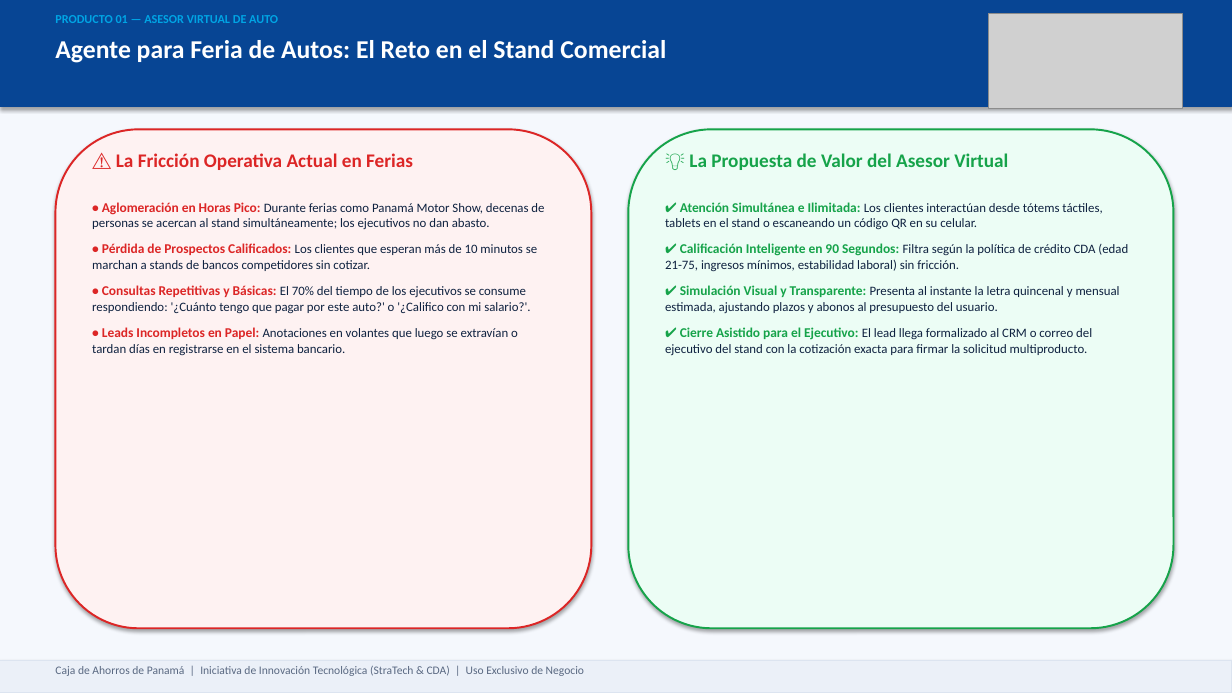
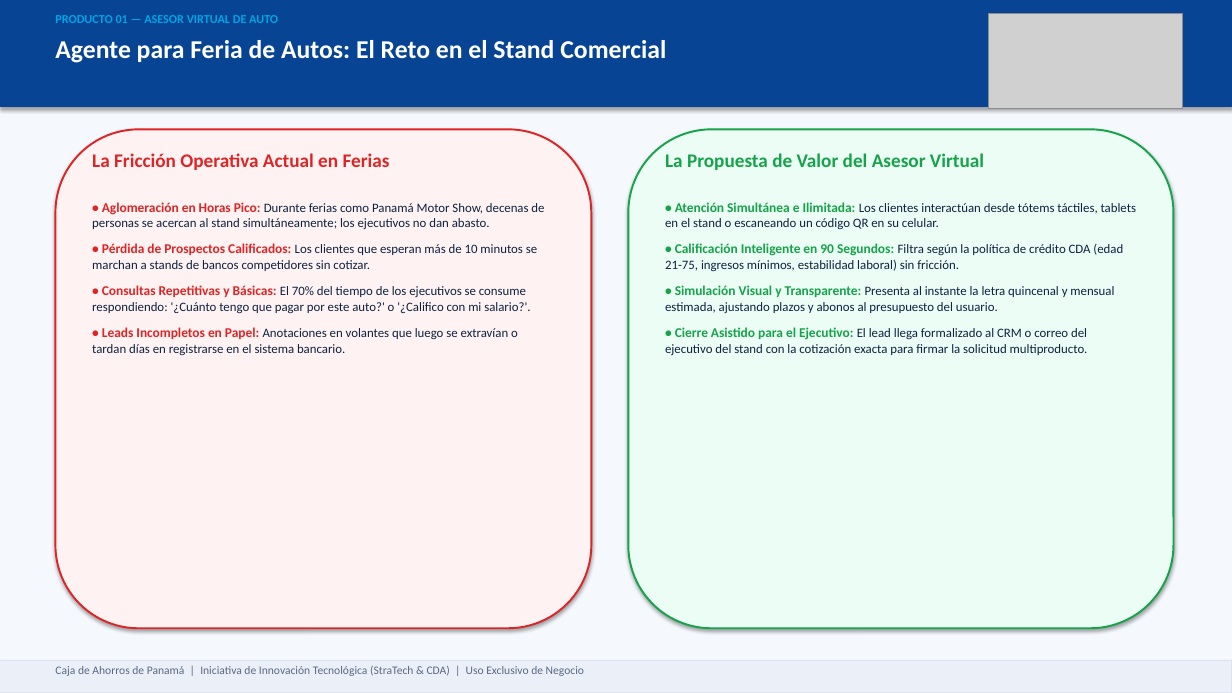
Before and after one commit to RBlasser/cda-celulas, a slide deck: slide 3 of Presentacion_Celulas_Innovacion_CDA.pptx. Drawn at 1232x693 pixels with LibreOffice and Linux fonts; fonts in the diff are those of the drawing; grey boxes stand for pictures. Boxes give left, top, right and bottom in pixels: in the first picture for what was removed or moved away, otherwise in the second. Text is boxed around its words. In the diff, an @@ line names an element or a change of style, - is before the commit and + after.

```diff
--- a/Presentacion_Celulas_Innovacion_CDA.pptx
+++ b/Presentacion_Celulas_Innovacion_CDA.pptx
@@ text at box(92, 153, 390, 170): text changed @@
-⚠️ La Fricción Operativa Actual en Ferias
+La Fricción Operativa Actual en Ferias
@@ text at box(665, 153, 984, 170): text changed @@
-💡 La Propuesta de Valor del Asesor Virtual
+La Propuesta de Valor del Asesor Virtual
@@ text at box(665, 202, 1137, 355): text changed @@
-✔ Atención Simultánea e Ilimitada: Los clientes interactúan desde tótems táctiles, tablets en el stand o escaneando un código QR en su celular.
-✔ Calificación Inteligente en 90 Segundos: Filtra según la política de crédito CDA (edad 21-75, ingresos mínimos, estabilidad laboral) sin fricción.
-✔ Simulación Visual y Transparente: Presenta al instante la letra quincenal y mensual estimada, ajustando plazos y abonos al presupuesto del usuario.
-✔ Cierre Asistido para el Ejecutivo: El lead llega formalizado al CRM o correo del ejecutivo del stand con la cotización exacta para firmar la solicitud multiproducto.
+• Atención Simultánea e Ilimitada: Los clientes interactúan desde tótems táctiles, tablets en el stand o escaneando un código QR en su celular.
+• Calificación Inteligente en 90 Segundos: Filtra según la política de crédito CDA (edad 21-75, ingresos mínimos, estabilidad laboral) sin fricción.
+• Simulación Visual y Transparente: Presenta al instante la letra quincenal y mensual estimada, ajustando plazos y abonos al presupuesto del usuario.
+• Cierre Asistido para el Ejecutivo: El lead llega formalizado al CRM o correo del ejecutivo del stand con la cotización exacta para firmar la solicitud multiproducto.
```
Also in this commit, not shown: 5 other slides changed, 1 other file.
